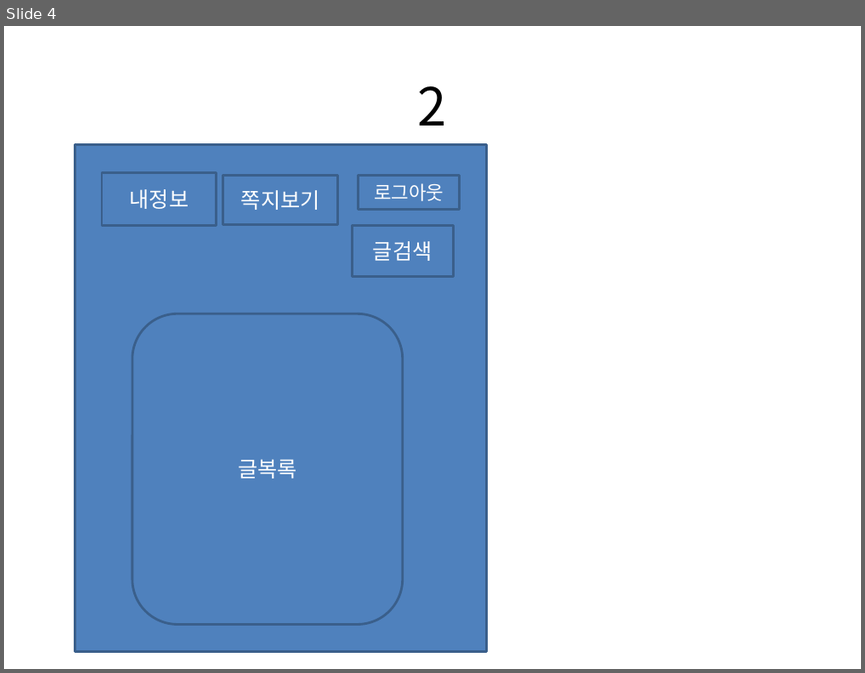
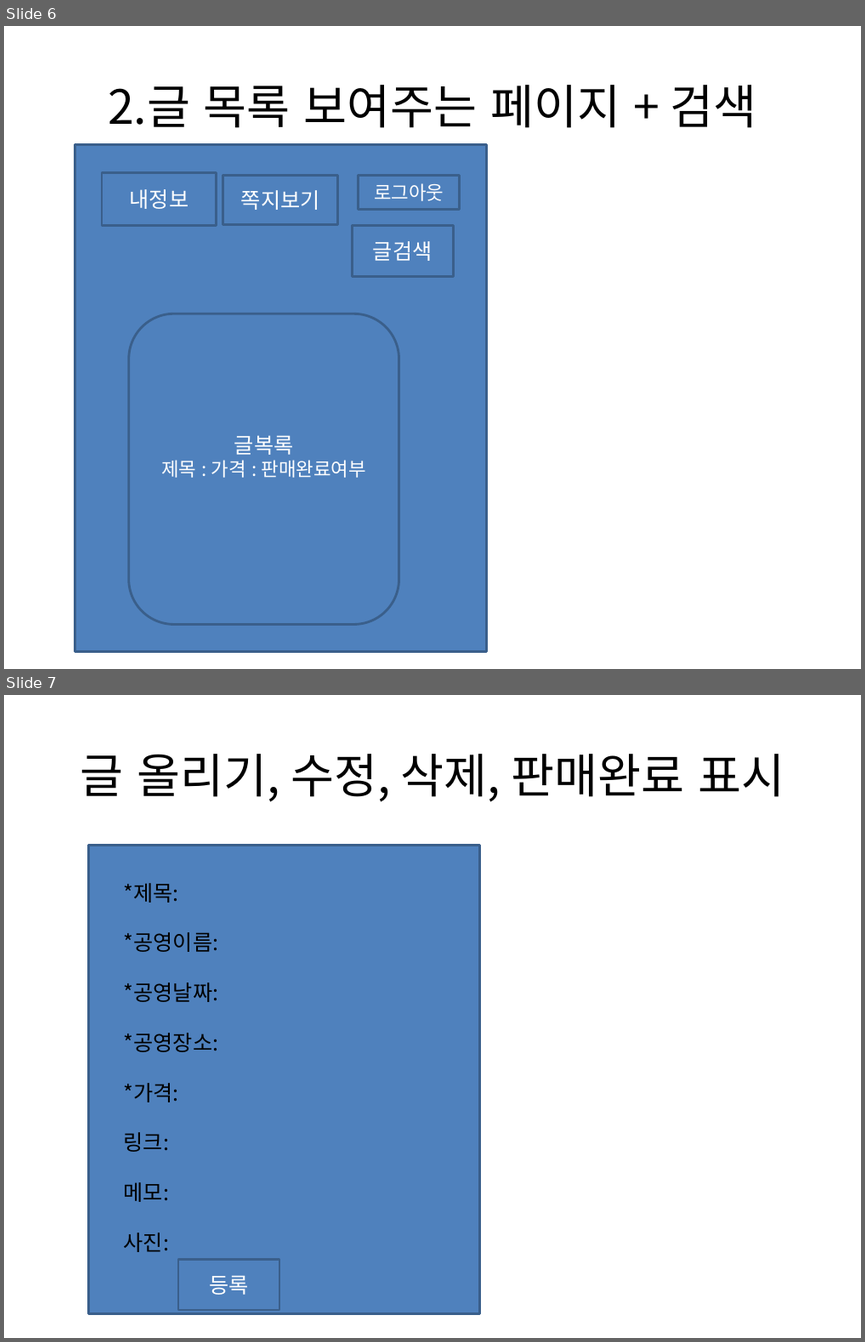
Before and after one commit to sunho7376/Tservice, a slide deck: 애플리케이션design.pptx. Shown one above the other, each under a label of ours: slide 4 before the commit, slides 6 and 7 after it. The pictures are 865x673 and 865x1342 pixels, drawn with LibreOffice and Linux fonts; fonts in the diff are those of the drawing. Boxes give left, top, right and bottom in pixels: in the first picture for what was removed or moved away, otherwise in the second. Text is boxed around its words. In the diff, an @@ line names an element or a change of style, - is before the commit and + after.

```diff
--- a/애플리케이션design.pptx
+++ b/애플리케이션design.pptx
@@ slide 7 added at box(4, 695, 861, 1338), background #FFFFFF @@
@@ title added at box(80, 754, 784, 802), 39.6 pt, text #000000 @@
+글 올리기, 수정, 삭제, 판매완료 표시
@@ rectangle added at box(88, 845, 479, 1313), fill #4F81BD, outline #3A5F8C 2 pt @@
@@ text added at box(124, 883, 179, 902), 18 pt, text #000000 @@
+*제목:
@@ text added at box(124, 932, 219, 952), 18 pt, text #000000 @@
+*공영이름:
@@ text added at box(124, 982, 219, 1002), 18 pt, text #000000 @@
+*공영날짜:
@@ text added at box(124, 1032, 219, 1052), 18 pt, text #000000 @@
+*공영장소:
@@ text added at box(124, 1083, 179, 1102), 18 pt, text #000000 @@
+*가격:
@@ text added at box(124, 1132, 169, 1151), 18 pt, text #000000 @@
+링크:
@@ text added at box(124, 1182, 169, 1202), 18 pt, text #000000 @@
+메모:
@@ text added at box(124, 1232, 169, 1252), 18 pt, text #000000 @@
+사진:
@@ rectangle added at box(178, 1259, 279, 1310), fill #4F81BD, outline #3A5F8C 2 pt, 18 pt, text #FFFFFF @@
+등록
@@ what was slide 4 is now slide 6 @@
@@ slide 6 changed as well @@
@@ title at box(108, 85, 757, 128): text changed; size 44 to 39.6 pt @@
-2
+2.글 목록 보여주는 페이지 + 검색
@@ rounded rectangle "글복록": place and size @@
-rounded rectangle "글복록" at box(132, 314, 403, 624)
+rounded rectangle "글복록" at box(129, 314, 399, 624)
@@ text in rounded rectangle at box(161, 460, 366, 477): paragraph added @@
+제목 : 가격 : 판매완료여부
```
Also in this commit, not shown: 1 other slide changed, 9 other slides added, 4 slides removed.
